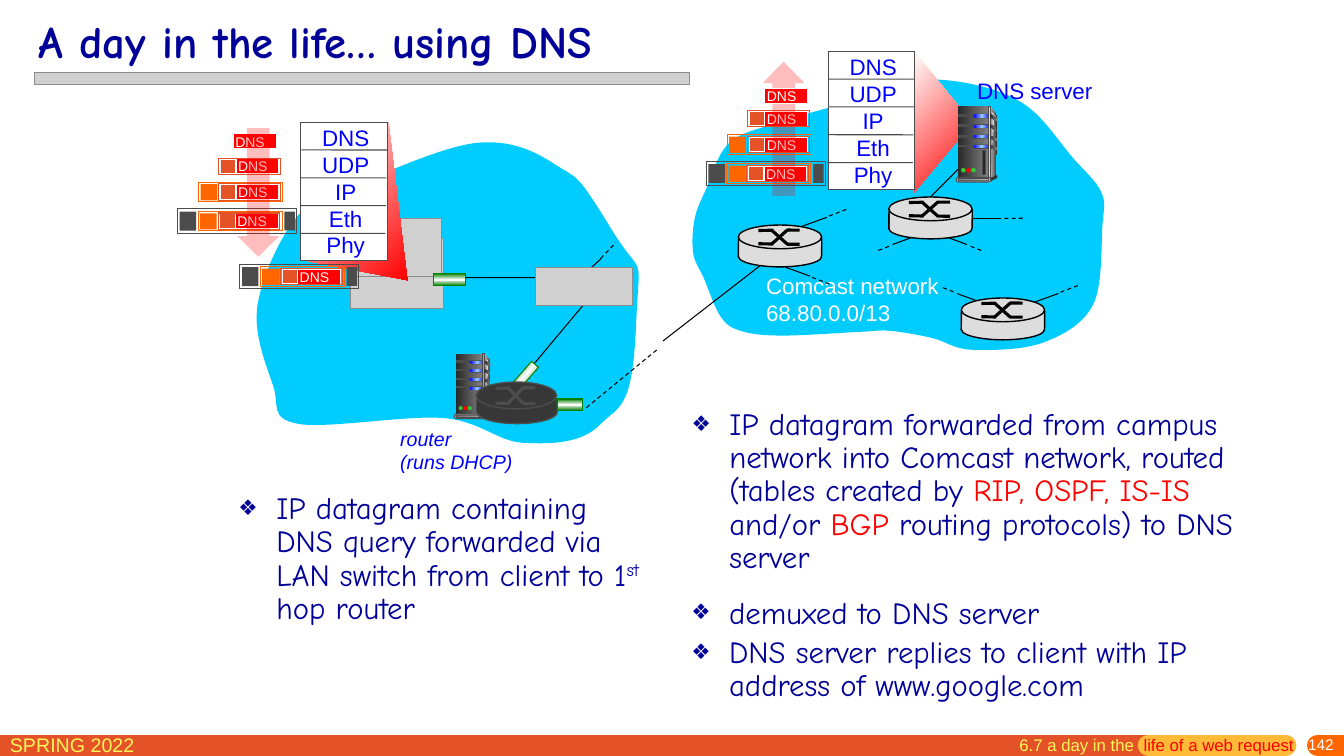
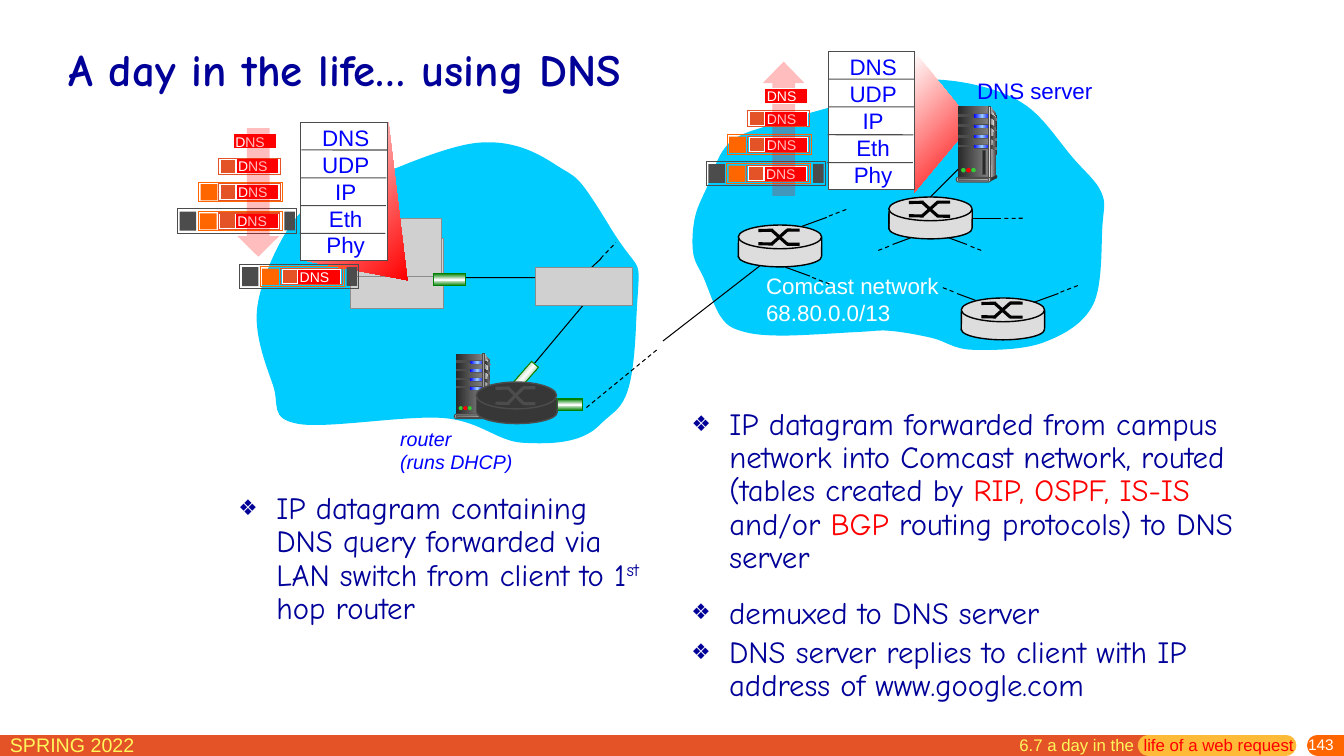
Before and after one commit to network-whu/slides, a slide deck: slide 143 of pptx/chapter6.pptx (slide 142 before the commit). Drawn at 1344x756 pixels with LibreOffice and Linux fonts; fonts in the diff are those of the drawing; grey boxes stand for pictures. Boxes give left, top, right and bottom in pixels: in the first picture for what was removed or moved away, otherwise in the second. Text is boxed around its words. In the diff, an @@ line names an element or a change of style, - is before the commit and + after.

```diff
--- a/pptx/chapter6.pptx
+++ b/pptx/chapter6.pptx
@@ title "A day in the life… ...": place and size @@
-title "A day in the life… ..." at bbox=[39, 27, 592, 67]
+title "A day in the life… ..." at bbox=[68, 55, 622, 95]
@@ picture removed at bbox=[35, 73, 690, 85] @@
@@ page number at bbox=[1308, 737, 1334, 753]: text changed @@
-142
+143
```
Also in this commit, not shown: 16 other slides changed, 1 slide added.
